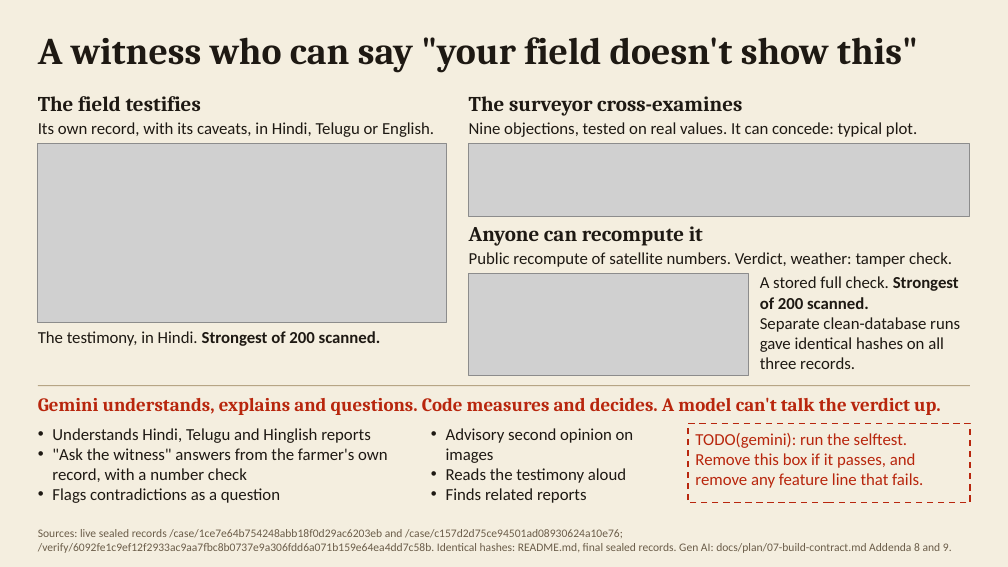
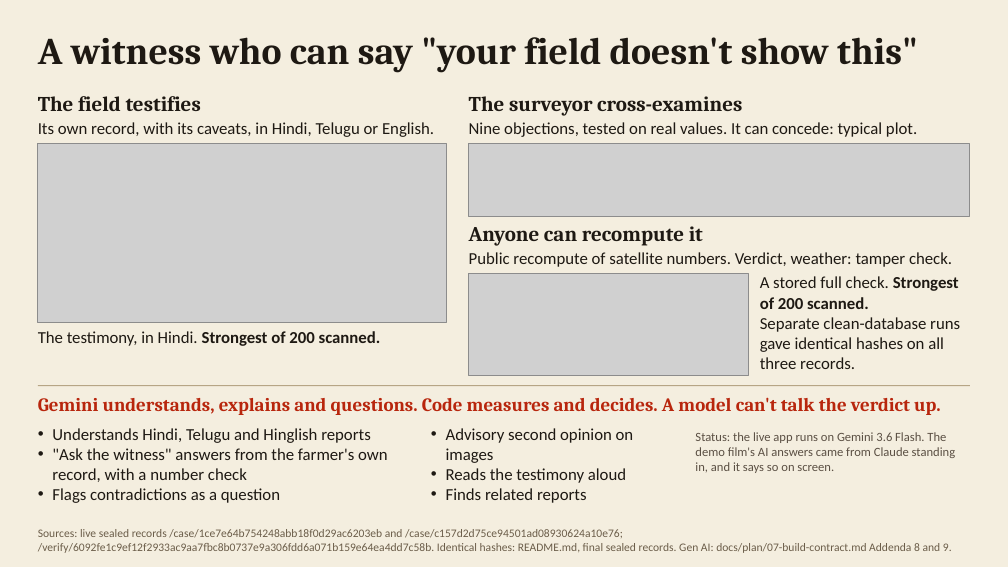
Before and after one commit to AnirudhSinghRajora/Forge, a slide deck: slide 3 of docs/submission/FasalSaakshi-deck.pptx. Drawn at 1008x567 pixels with LibreOffice and Linux fonts; fonts in the diff are those of the drawing; grey boxes stand for pictures. Boxes give left, top, right and bottom in pixels: in the first picture for what was removed or moved away, otherwise in the second. Text is boxed around its words. In the diff, an @@ line names an element or a change of style, - is before the commit and + after.

Commit message:
Add live links, model pause, temporary CLI provider, architecture slide

```diff
--- a/docs/submission/FasalSaakshi-deck.pptx
+++ b/docs/submission/FasalSaakshi-deck.pptx
@@ rectangle removed at bbox=[688, 423, 970, 503] @@
@@ text at bbox=[695, 432, 955, 473]: text changed; size 16 to 12 pt; text colour #B8260D to #5B5044 @@
-TODO(gemini): run the selftest. Remove this box if it passes, and remove any feature line that fails.
+Status: the live app runs on Gemini 3.6 Flash. The demo film's AI answers came from Claude standing in, and it says so on screen.
```
Also in this commit, not shown: 2 other slides changed, 1 slide added, 11 other files.
